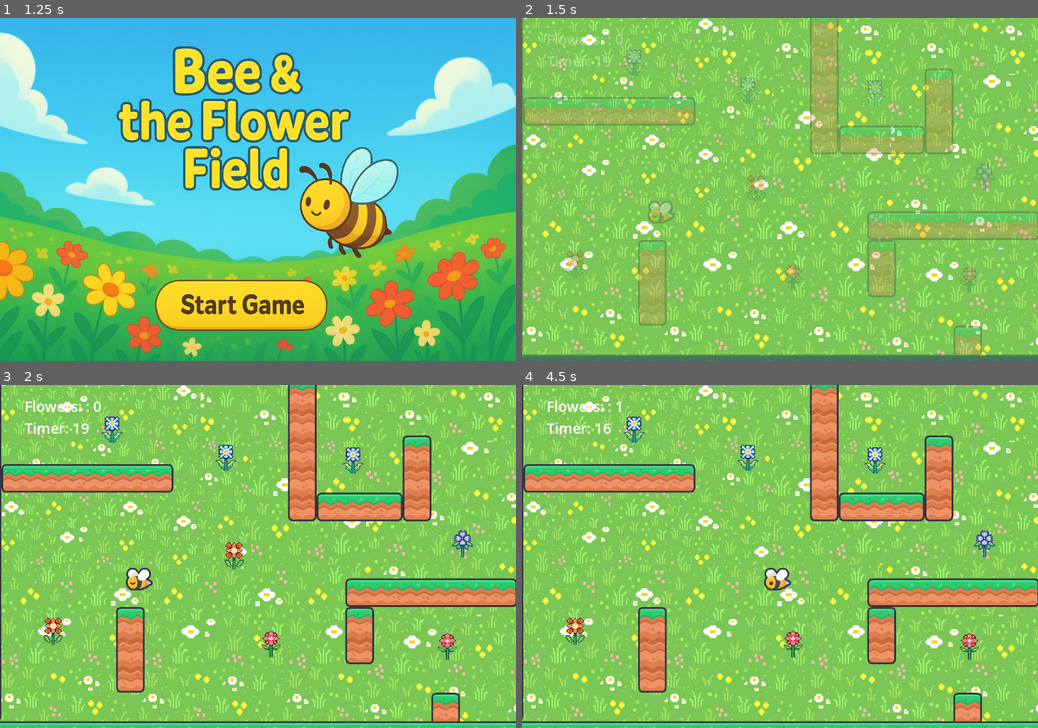
Above: before the commit, frames 1-4 (two rows, left to right).
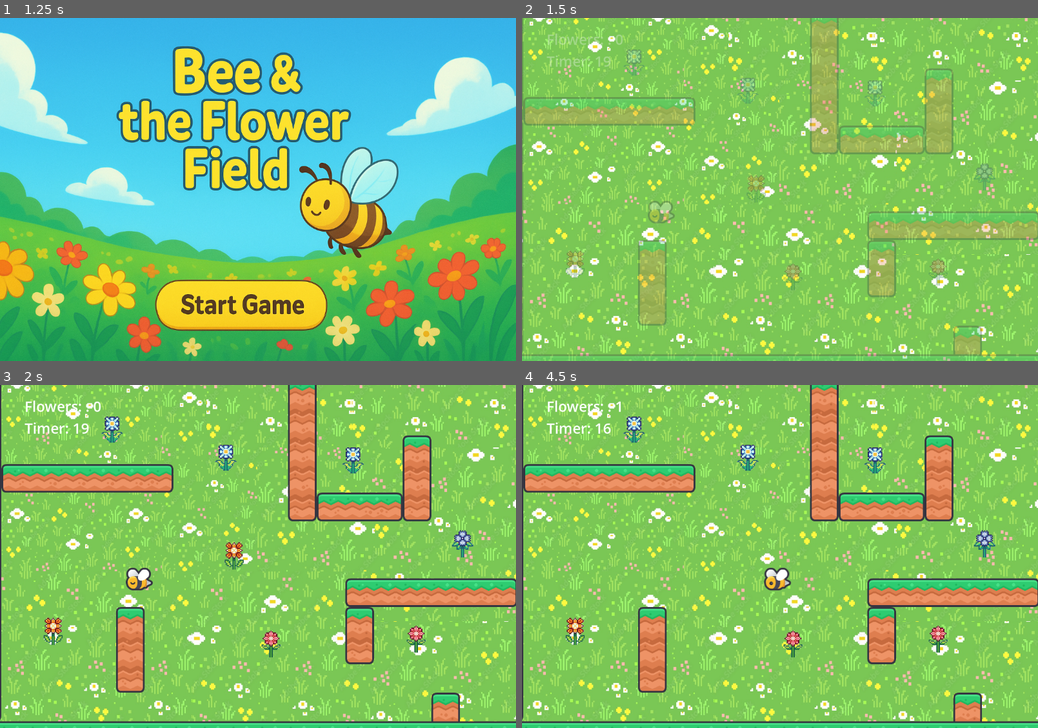
Above: after the commit, the same moments.

Repository: Lea-poh/SpringHunt
Game: Godot game, scene res://scenes/main.tscn
Two runs of this game, one before a commit and one after it. Both use one fixed random seed, a clock stepped at 60 frames per second and the inputs below. Sound files missing from this copy of the repository are replaced by a short silence.
Inputs (mouse positions are in pixels of both pictures, inside the frame that each line leads up to):
- Up to frame 1 (1.25 s): move the mouse to (371, 172) at 0.52 s; hold Right (ui_right) from 0.53 s (still down); click (371, 172) at 0.67 s
- Up to frame 2 (1.5 s): release Right (ui_right) at 1.25 s; click (764, 306) at 1.25 s
- Up to frame 3 (2 s): no input
- Up to frame 4 (4.5 s): drag from (676, 573) to (970, 649) at 2.02 s; tap Enter at 2.75 s; move the mouse to (831, 481) at 2.77 s; hold Right (ui_right) 2.78-3.5 s; click (831, 481) at 2.92 s; drag from (754, 625) to (986, 542) at 3.52 s; move the mouse to (934, 607) at 4.27 s; hold Left (ui_left) from 4.28 s (still down); click (934, 607) at 4.42 s

Frame 1 is identical in both runs. In frame 2, 26% of the frame differs, in the area x 0-100%, y 0-100%; in frame 3, 22%; in frame 4, 22%.

Commit message:
joystick

Diff:
--- a/project.godot
+++ b/project.godot
@@ -21,6 +21,10 @@
 window/size/mode=3
 window/stretch/mode="viewport"
 
+[input_devices]
+
+pointing/emulate_touch_from_mouse=true
+
 [rendering]
 
 renderer/rendering_method="gl_compatibility"
--- a/scenes/Bee.gd
+++ b/scenes/Bee.gd
@@ -4,22 +4,31 @@
 @onready var anim_sprite = $AnimatedSprite2D
 
 func _physics_process(delta):
-	var input = Vector2(
-		Input.get_axis("ui_left", "ui_right"),
-		Input.get_axis("ui_up", "ui_down")
-	).normalized()
+	var input := Vector2.ZERO
+
+	# ✅ Keyboard input
+	input.x = Input.get_axis("ui_left", "ui_right")
+	input.y = Input.get_axis("ui_up", "ui_down")
+
+	# ✅ Virtual Joystick input (overrides keyboard if used)
+	var joystick = get_tree().get_first_node_in_group("VirtualJoystick")
+	if joystick and joystick.joystick_vector != Vector2.ZERO:
+		input = joystick.joystick_vector
+
+	input = input.normalized()
 
 	if get_parent().can_move:
-		# Move the bee
+		# ✅ Smooth movement (your original logic preserved)
 		var desired_velocity = input * speed
-		velocity = 0.05*(desired_velocity - velocity) + velocity
+		velocity = 0.05 * (desired_velocity - velocity) + velocity
 		move_and_slide()
 
-		# Play fly animation if moving, rest if not
+		# ✅ Animation control
 		if input != Vector2.ZERO:
 			if anim_sprite.animation != "fly":
 				anim_sprite.play("fly")
-			# Flip horizontally based on X movement
+
+			# ✅ Flip based on movement direction
 			anim_sprite.flip_h = input.x > 0
 		else:
 			if anim_sprite.animation != "rest":
--- a/scenes/Game.tscn
+++ b/scenes/Game.tscn
@@ -1,7 +1,8 @@
-[gd_scene load_steps=15 format=4 uid="uid://cifk2ikqqtxg2"]
+[gd_scene load_steps=16 format=4 uid="uid://cifk2ikqqtxg2"]
 
 [ext_resource type="Script" uid="uid://da2bo1tlq33a7" path="res://scenes/Game.gd" id="1_phd0a"]
 [ext_resource type="Texture2D" uid="uid://brm3b8t8dj0sk" path="res://assets/meadow.png" id="2_400sg"]
+[ext_resource type="PackedScene" uid="uid://cki62nql875rb" path="res://scenes/VirtualJoystick.tscn" id="2_qy1jj"]
 [ext_resource type="Texture2D" uid="uid://vpfr1cny5op2" path="res://assets/bee_a.png" id="5_2ohkg"]
 [ext_resource type="Script" uid="uid://c8wr1clpj7v55" path="res://scenes/Bee.gd" id="5_3vvtf"]
 [ext_resource type="Texture2D" uid="uid://bl2347mkifodj" path="res://assets/bee_b.png" id="6_gpla7"]
@@ -481,6 +482,13 @@
 position = Vector2(381, 433)
 script = ExtResource("1_phd0a")
 
+[node name="VirtualJoystick" parent="." instance=ExtResource("2_qy1jj")]
+z_index = 100
+offset_left = 565.0
+offset_top = 96.0
+offset_right = 668.0
+offset_bottom = 184.0
+
 [node name="Control" type="Control" parent="."]
 layout_mode = 3
 anchors_preset = 0
@@ -509,7 +517,7 @@
 position = Vector2(381, 433)
 
 [node name="Sprite2D" type="Sprite2D" parent="ParallaxBackground/ParallaxLayer"]
-position = Vector2(185.84787, -92.147896)
+position = Vector2(198.99997, -77.00001)
 scale = Vector2(0.43163484, 0.48385528)
 texture = ExtResource("2_400sg")
 
@@ -538,7 +546,7 @@
 position = Vector2(141, -50)
 
 [node name="Flower2" parent="." instance=ExtResource("9_vmqsw")]
-position = Vector2(622, 155)
+position = Vector2(552, 139)
 
 [node name="Flower3" parent="." instance=ExtResource("9_vmqsw")]
 position = Vector2(654, -77)
--- /dev/null
+++ b/scenes/VirtualJoystick.gd
@@ -0,0 +1,43 @@
+extends Control
+
+@export var max_distance := 60.0
+
+@onready var base = $Base
+@onready var knob = $Knob
+
+var joystick_vector := Vector2.ZERO
+var touching := false
+
+func _ready():
+	# ✅ Only show joystick on mobile
+	if not OS.has_feature("mobile"):
+		hide()
+	else:
+		show()
+	reset_knob()
+
+
+func _input(event):
+	if event is InputEventScreenTouch:
+		if event.pressed:
+			if base.get_global_rect().has_point(event.position):
+				touching = true
+				move_knob(event.position)
+		else:
+			touching = false
+			reset_knob()
+
+	if event is InputEventScreenDrag and touching:
+		move_knob(event.position)
+
+func move_knob(pos):
+	var center = base.global_position + base.size / 2
+	var dir = pos - center
+	dir = dir.limit_length(max_distance)
+
+	knob.global_position = center + dir - knob.size / 2
+	joystick_vector = dir / max_distance
+
+func reset_knob():
+	knob.position = (base.size - knob.size) / 2
+	joystick_vector = Vector2.ZERO
--- /dev/null
+++ b/scenes/VirtualJoystick.tscn
@@ -0,0 +1,31 @@
+[gd_scene load_steps=4 format=3 uid="uid://cki62nql875rb"]
+
+[ext_resource type="Script" uid="uid://t4detd45s6qw" path="res://scenes/VirtualJoystick.gd" id="1_fbeeo"]
+[ext_resource type="Texture2D" uid="uid://jpkwn6fue86l" path="res://assets/joystick_base.png" id="2_v5vy8"]
+[ext_resource type="Texture2D" uid="uid://ba5qtdnsx30j4" path="res://assets/joystick_knob.png" id="3_v5vy8"]
+
+[node name="VirtualJoystick" type="Control" groups=["VirtualJoystick"]]
+layout_mode = 3
+anchors_preset = 0
+offset_right = 40.0
+offset_bottom = 40.0
+script = ExtResource("1_fbeeo")
+
+[node name="Base" type="TextureRect" parent="."]
+visible = false
+custom_minimum_size = Vector2(80, 80)
+layout_mode = 0
+offset_right = 40.0
+offset_bottom = 40.0
+mouse_filter = 2
+texture = ExtResource("2_v5vy8")
+
+[node name="Knob" type="TextureRect" parent="."]
+custom_minimum_size = Vector2(35, 35)
+layout_mode = 0
+offset_left = 62.0
+offset_top = 62.0
+offset_right = 138.0
+offset_bottom = 138.0
+mouse_filter = 2
+texture = ExtResource("3_v5vy8")
Binary file added: assets/joystick_base.png
Not shown, added: assets/joystick_base.png.import
Binary file added: assets/joystick_knob.png
Not shown, added: assets/joystick_knob.png.import
Not shown, added: scenes/VirtualJoystick.gd.uid
Not shown, changed: .DS_Store
